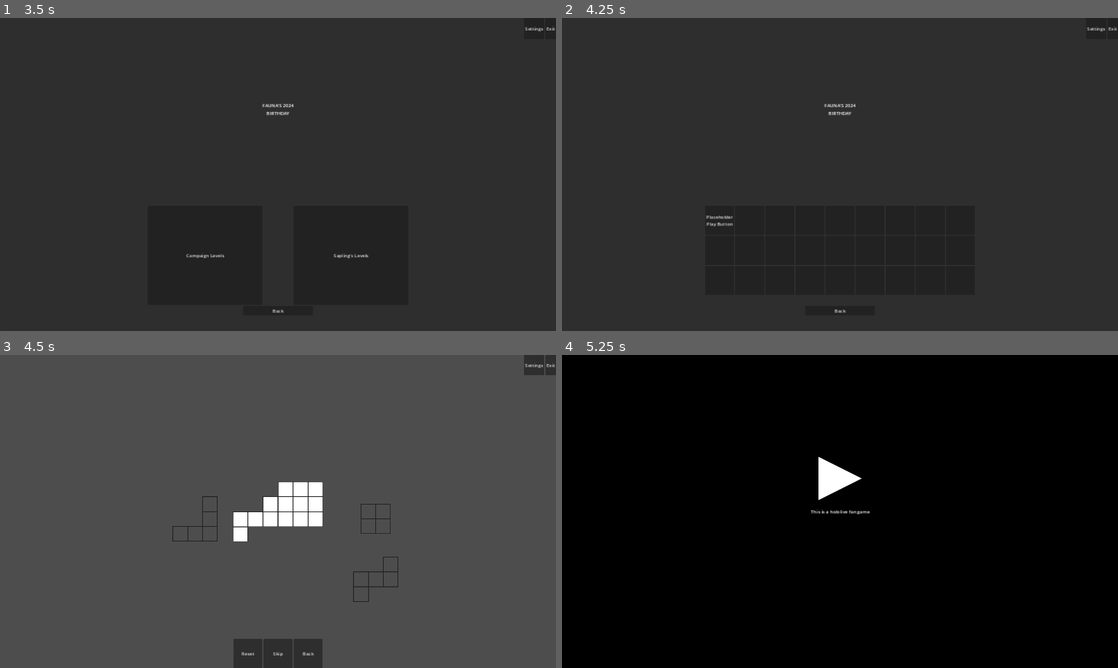
Above: before the commit, frames 1-4 (two rows, left to right).
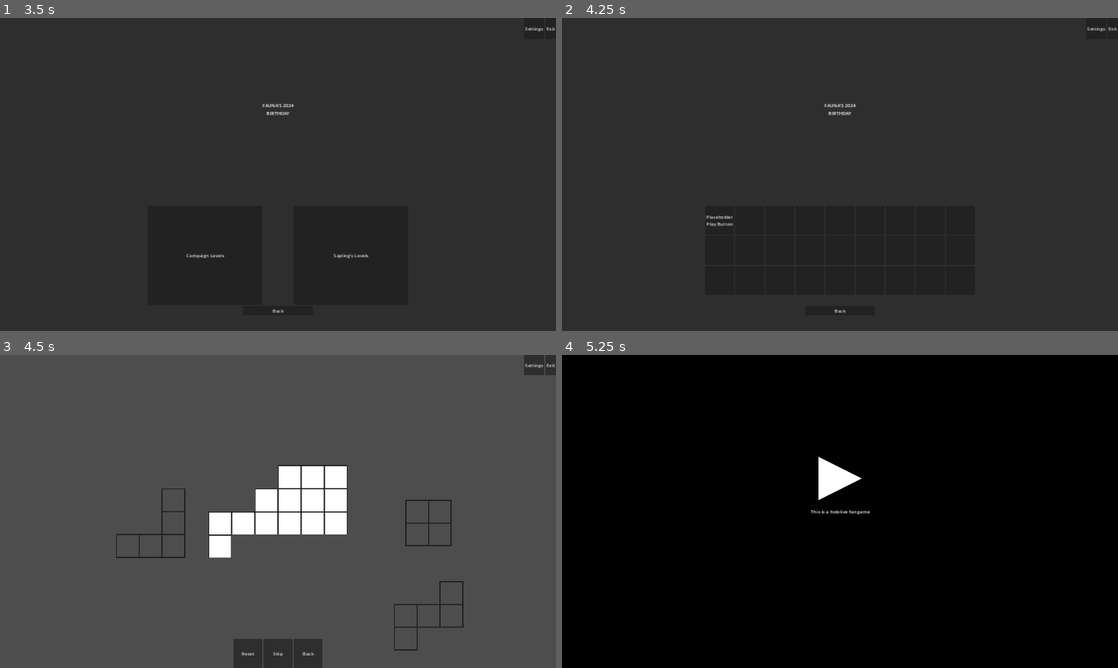
Above: after the commit, the same moments.

Repository: Saplings-Projects/Birthday-2024
Game: Godot game, scene res://MainScenes/screen_mngr_init_scene.tscn
Same seed, same stepped clock (60 frames per second), same inputs: the game is played once before the commit and once after it.
Inputs (mouse positions are in pixels of both pictures, inside the frame that each line leads up to):
- Up to frame 1 (3.5 s): tap Enter at 0.5, 2 s; move the mouse to (400, 158) at 0.52 s; press the mouse at (400, 158) at 0.53 s; tap Space at 1.25 s; move the mouse to (166, 190) at 1.27 s; release the mouse at (166, 190) at 1.28 s; click (166, 190) at 1.35 s; move the mouse to (333, 105) at 2.02 s; press the mouse at (333, 105) at 2.03 s; tap A (RotateAnticlockwise) at 2.1 s; release the mouse at (333, 105) at 2.75 s; click "Play" at 2.75 s
- Up to frame 2 (4.25 s): click "Campaign Levels" at 3.5 s
- Up to frame 3 (4.5 s): click "Placeholder Play Button" at 4.25 s
- Up to frame 4 (5.25 s): click "Skip" at 5 s

Frames 1-2 are identical in both runs. In frame 3, 3.8% of the frame differs, in the area x 20-84%, y 35-95%; in frame 4, nothing differs.

Commit message:
undoing follow viewport; instead offsetting the grid to the center of the view; fixing some bugs found in testing

Diff:
--- a/Birthday-2024-Project/MainScenes/main_level.tscn
+++ b/Birthday-2024-Project/MainScenes/main_level.tscn
@@ -32,12 +32,15 @@
 [node name="MainLevel" type="Node2D"]
 script = ExtResource("1_4oukr")
 
-[node name="GridMap" type="TileMap" parent="."]
+[node name="GridMap" type="TileMap" parent="." node_paths=PackedStringArray("gameManager")]
+position = Vector2(960, 540)
 tile_set = SubResource("TileSet_ntt55")
 rendering_quadrant_size = 80
 format = 2
 layer_0/tile_data = PackedInt32Array(-131075, 0, 0, -65539, 0, 0, -65538, 0, 0, -196612, 0, 0, -131076, 0, 0, -65540, 0 …(789 unchanged characters)…
 script = ExtResource("1_ywtrj")
+gameManager = NodePath("../GameManager")
+gridCenterOffset = Vector2(960, 540)
 startingPositions = Array[Vector2i]([Vector2i(6, 0), Vector2i(-6, 0), Vector2i(6, 4), Vector2i(-6, 4), Vector2i(6, -4), Vector2i(-6, -4), Vector2i(0, 6), Vector2i(0, -6)])
 
 [node name="GameManager" type="Node2D" parent="." node_paths=PackedStringArray("grid", "myScreen", "empty_state", "play_state", "win_state")]
@@ -64,9 +67,6 @@
 [node name="GameWinState" type="Node2D" parent="GameManager/States"]
 script = ExtResource("7_bviq6")
 
-[node name="Camera2D" type="Camera2D" parent="."]
-zoom = Vector2(0.65, 0.65)
-
 [node name="PuzzleUiManager" parent="." node_paths=PackedStringArray("controller") instance=ExtResource("8_40gag")]
 controller = NodePath("../GameManager")
 
--- a/Birthday-2024-Project/MainScenes/main_menu.tscn
+++ b/Birthday-2024-Project/MainScenes/main_menu.tscn
@@ -7,6 +7,7 @@
 script = ExtResource("1_khlid")
 
 [node name="MainMenuUiManager" parent="." node_paths=PackedStringArray("screenLogic") instance=ExtResource("1_yk612")]
+follow_viewport_enabled = true
 screenLogic = NodePath("..")
 
 [node name="MainMenuUiStartState" parent="MainMenuUiManager/States" index="0" node_paths=PackedStringArray("myScreen")]
--- a/Birthday-2024-Project/MainScenes/splash_screen.tscn
+++ b/Birthday-2024-Project/MainScenes/splash_screen.tscn
@@ -1,9 +1,8 @@
-[gd_scene load_steps=5 format=3 uid="uid://cgmbftbsc100g"]
+[gd_scene load_steps=4 format=3 uid="uid://cgmbftbsc100g"]
 
 [ext_resource type="Script" path="res://Scripts/ScreenManagement/ScreenLogic.gd" id="1_rg7jv"]
 [ext_resource type="Script" path="res://Scripts/ScreenManagement/SplashScreenController.gd" id="2_7ejyb"]
 [ext_resource type="Texture2D" uid="uid://cy5r7j1tqfeud" path="res://Art/WhiteTriangle.png" id="2_dxllm"]
-[ext_resource type="PackedScene" uid="uid://8wblerx67ki" path="res://MainScenes/main_menu.tscn" id="3_us0rh"]
 
 [node name="SplashScreen" type="Control"]
 layout_mode = 3
@@ -20,7 +19,6 @@
 offset_bottom = 40.0
 script = ExtResource("2_7ejyb")
 myScreen = NodePath("..")
-mainMenuScreen = ExtResource("3_us0rh")
 
 [node name="ColorRect" type="ColorRect" parent="."]
 layout_mode = 1
--- a/Birthday-2024-Project/ScenePrefabs/MainMenuUiManager.tscn
+++ b/Birthday-2024-Project/ScenePrefabs/MainMenuUiManager.tscn
@@ -1,11 +1,10 @@
-[gd_scene load_steps=7 format=3 uid="uid://gfva2owqvlhw"]
+[gd_scene load_steps=6 format=3 uid="uid://gfva2owqvlhw"]
 
 [ext_resource type="Script" path="res://Scripts/UI/MainMenu/MainMenuUiManager.gd" id="1_lofx7"]
 [ext_resource type="Script" path="res://Scripts/UI/MainMenu/MainMenuStartScreen.gd" id="2_n7aum"]
 [ext_resource type="PackedScene" uid="uid://4kktp1gwthbt" path="res://ScenePrefabs/CampaignSelectMenu.tscn" id="3_qksbd"]
 [ext_resource type="Script" path="res://Scripts/UI/MainMenu/States/MainMenuUiStartState.gd" id="3_vnjds"]
 [ext_resource type="PackedScene" uid="uid://lma3uuskmlpo" path="res://ScenePrefabs/CampaignLevelSelectMenu.tscn" id="4_o3atr"]
-[ext_resource type="PackedScene" uid="uid://bkys348mactw2" path="res://MainScenes/main_level.tscn" id="6_8o518"]
 
 [node name="MainMenuUiManager" type="CanvasLayer" node_paths=PackedStringArray("start_screen", "campaign_select", "campaign_levels", "start_state")]
 script = ExtResource("1_lofx7")
@@ -111,7 +110,6 @@
 offset_right = 40.0
 offset_bottom = 40.0
 script = ExtResource("3_vnjds")
-mainLevel = ExtResource("6_8o518")
 
 [connection signal="back_to_main_menu" from="CampaignSelectMenu" to="States/MainMenuUiStartState" method="_on_back_to_main_menu_clicked"]
 [connection signal="exit_game" from="CampaignSelectMenu" to="States/MainMenuUiStartState" method="_on_exit_clicked"]
--- a/Birthday-2024-Project/Scripts/GridLogic.gd
+++ b/Birthday-2024-Project/Scripts/GridLogic.gd
@@ -13,6 +13,8 @@
 	CLOSED #blocked or unused
 }
 
+@export var gameManager : GameManager
+@export var gridCenterOffset : Vector2
 @export var startingPositions : Array[Vector2i]
 
 var availablePieces : Array[Node2D]
@@ -58,6 +60,7 @@
 			add_child(scenePiece)
 			var pieceLogic : PieceLogic = scenePiece as PieceLogic
 			pieceLogic.levelGridReference = self
+			pieceLogic.game_manager = gameManager
 			pieceLogic._initialize()
 			pieceLogic.SetPieceRotation(pieceSetup.pieceRotation)
 			if pieceSetup.isBlocker:
@@ -71,7 +74,7 @@
 
 		#center grid map based on the width and height
 		var midPoint : Vector2i = _GridCoordinateToPosition(Vector2i(xMaxGrid, yMaxGrid)) + _GridCoordinateToPosition(Vector2i(xMinGrid, yMinGrid))
-		global_position = midPoint * -0.5
+		global_position = midPoint * -0.5 + gridCenterOffset
 
 		#set piece to outskirts of level grid and unrotate
 		#TODO: place more neatly around the grid
--- a/Birthday-2024-Project/Scripts/PieceLogic.gd
+++ b/Birthday-2024-Project/Scripts/PieceLogic.gd
@@ -4,8 +4,6 @@
 enum PlacementStates { UNPLACED, HELD, PLACED }
 enum RotationStates { DEG_0 = 0, DEG_90, DEG_180, DEG_270 }
 
-const GAME_MANAGER_NODE_PATH = "/root/MainLevel/GameManager"
-const GRID_MAP_NODE_PATH = "/root/MainLevel/GridMap"
 const ROTATION_ANIMATION_DURATION: float = 0.35 # Number of seconds a piece takes to rotate
 const RETURN_ANIMATION_DURATION: float = 0.5 # Number of seconds a piece takes to return to it's return position when dropped
 const PLACED_ANIMATION_DURATION: float = 0.2 # Number of seconds a piece take to move into it's placed position
@@ -20,6 +18,7 @@
 
 var current_placement_state: PlacementStates
 var levelGridReference : GridLogic
+var game_manager : GameManager
 var cells: Array[Vector2i] # The spaces occupied by this piece when unrotated
 var totalCells : int
 var cellHeight : int
@@ -39,9 +38,6 @@
 var _cellStartingHeight : int
 
 func on_clicked():
-	var game_manager: GameManager = get_node(GAME_MANAGER_NODE_PATH)
-	if game_manager == null:
-		return # This should never happen, but just in case
 	game_manager.on_piece_clicked(self)
 
 func on_piece_held():
--- a/Birthday-2024-Project/Scripts/UI/Puzzle/States/PuzzleUiPlayState.gd
+++ b/Birthday-2024-Project/Scripts/UI/Puzzle/States/PuzzleUiPlayState.gd
@@ -44,7 +44,7 @@
 func exit_state():
 	_state = null
 
-	var screen = _ui_manager.main_screen
+	var screen = _ui_manager
 	screen.context_button.button_up.disconnect(_on_skip_clicked)
 	screen.exit_button.button_up.disconnect(_on_exit_clicked)
 	screen.reset_button.button_up.disconnect(_on_reset_clicked)
--- a/Birthday-2024-Project/Scripts/UI/Puzzle/States/PuzzleUiWinState.gd
+++ b/Birthday-2024-Project/Scripts/UI/Puzzle/States/PuzzleUiWinState.gd
@@ -44,7 +44,7 @@
 func exit_state():
 	_state = null
 
-	var screen = _ui_manager.main_screen
+	var screen = _ui_manager
 	screen.context_button.button_up.disconnect(_on_next_clicked)
 	screen.exit_button.button_up.disconnect(_on_exit_clicked)
 	screen.reset_button.button_up.disconnect(_on_reset_clicked)
